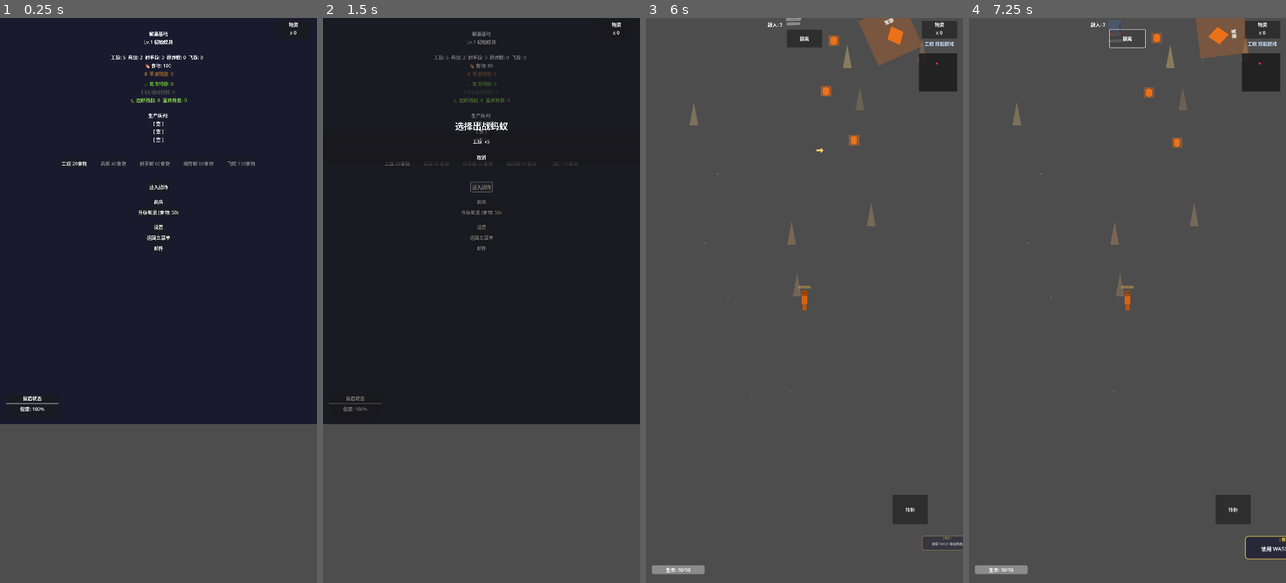
Above: before the commit, frames 1-4 (left to right).
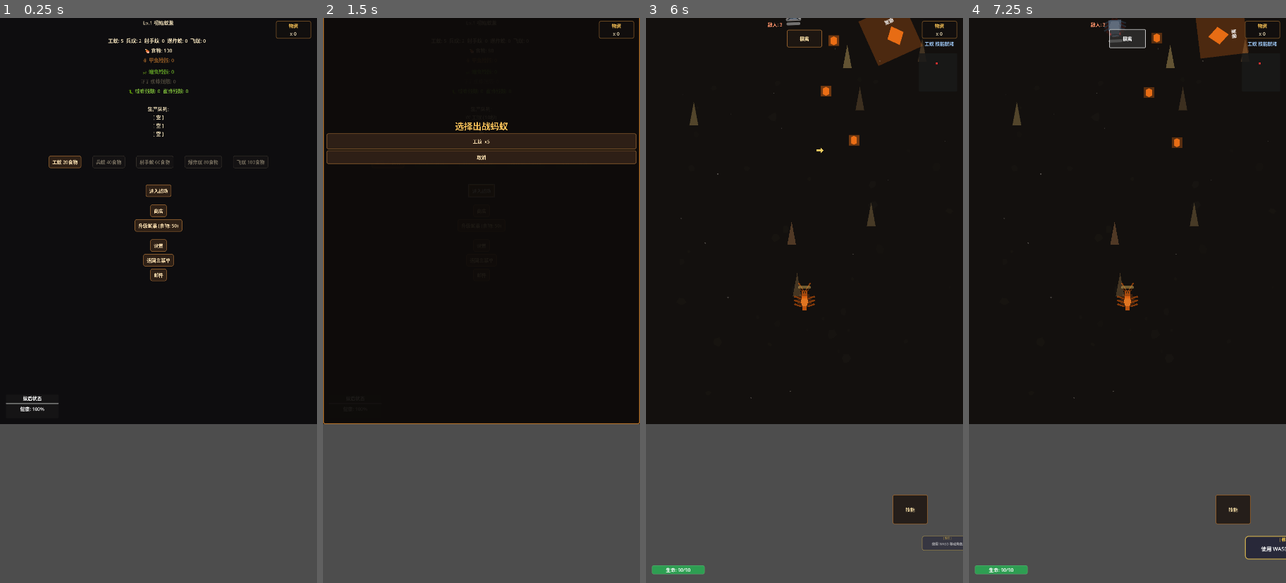
Above: after the commit, the same moments.

Repository: Zhanghc177/gametest
Game: Godot game, scene res://scenes/game_manager.tscn
The game is run twice, just before and just after one commit, with the same random seed, the same clock (stepped at 60 frames per second) and the same inputs.
Inputs:
- Up to frame 1 (0.25 s): no input
- Up to frame 2 (1.5 s): click "工蚁 20食物" at 0.5 s; click "进入战场" at 1.25 s
- Up to frame 3 (6 s): click "商店" at 2 s; click "升级蚁巢 (食物: 50)" at 2.75 s; click "设置" at 3.5 s; click "返回主菜单" at 4.25 s; click "邮件" at 5 s; click "工蚁 x5" at 5.75 s
- Up to frame 4 (7.25 s): click "撤离" at 6.5 s

The runs differ from the first frame. In frame 1, 69% of the frame differs, in the area x 0-100%, y 0-72%; in frame 2, 3.1%; in frame 3, 71%, in the area x 0-100%, y 0-99%; in frame 4, 71%.

Commit message:
style: refine cave art direction

Diff:
--- a/scripts/base_camp.gd
+++ b/scripts/base_camp.gd
@@ -64,6 +64,7 @@
 	print("BaseCamp: _ready 开始")
 	# 连接按钮信号 - 使用直接路径
 	prepare_for_show()
+	_apply_base_visual_style()
 	$CenterContainer/VBox/EnterBattleBtn.pressed.connect(_on_enter_battle_pressed)
 	print("BaseCamp: EnterBattleBtn 信号已连接")
 	$CenterContainer/VBox/ShopBtn.pressed.connect(_on_shop_pressed)
@@ -93,6 +94,93 @@
 		if child is Control:
 			child.position = Vector2.ZERO
 			child.set_anchors_and_offsets_preset(Control.PRESET_FULL_RECT)
+
+func _apply_base_visual_style() -> void:
+	var bg = get_node_or_null("Background")
+	if bg is ColorRect:
+		bg.color = Color(0.055, 0.050, 0.060, 1.0)
+	_ensure_cave_backdrop()
+	var vbox = get_node_or_null("CenterContainer/VBox")
+	if vbox:
+		vbox.add_theme_constant_override("separation", 8)
+		for child in vbox.get_children():
+			if child is Label:
+				_style_base_label(child)
+			elif child is Button:
+				_style_base_button(child)
+			elif child is HBoxContainer:
+				for nested in child.get_children():
+					if nested is Button:
+						_style_base_button(nested)
+
+func _ensure_cave_backdrop() -> void:
+	if has_node("CaveBackdrop"):
+		return
+	var layer = Node2D.new()
+	layer.name = "CaveBackdrop"
+	layer.z_index = -1
+	add_child(layer)
+	move_child(layer, 1)
+	for i in range(32):
+		var stone = Polygon2D.new()
+		var radius = randf_range(12.0, 34.0)
+		var points = PackedVector2Array()
+		for p in range(7):
+			var angle = TAU * p / 7.0
+			points.append(Vector2(cos(angle), sin(angle)) * radius * randf_range(0.65, 1.15))
+		stone.polygon = points
+		stone.color = Color(0.11, 0.095, 0.085, randf_range(0.20, 0.38))
+		stone.position = Vector2(randf_range(20, 1060), randf_range(40, 1880))
+		layer.add_child(stone)
+	var glow = Polygon2D.new()
+	glow.name = "NestGlow"
+	glow.polygon = _ui_ring_points(260.0, 215.0, 48)
+	glow.color = Color(0.72, 0.43, 0.16, 0.13)
+	glow.position = Vector2(540, 940)
+	layer.add_child(glow)
+
+func _style_base_label(label: Label) -> void:
+	label.add_theme_color_override("font_color", Color(0.90, 0.84, 0.70))
+	if label.name == "Title":
+		label.add_theme_font_size_override("font_size", 34)
+		label.add_theme_color_override("font_color", Color(1.0, 0.78, 0.36))
+	elif label.name.ends_with("Label"):
+		label.add_theme_font_size_override("font_size", 17)
+
+func _style_base_button(button: Button) -> void:
+	button.custom_minimum_size.y = max(button.custom_minimum_size.y, 42.0)
+	button.add_theme_stylebox_override("normal", _make_panel_style(Color(0.19, 0.13, 0.09, 0.94), Color(0.54, 0.36, 0.18, 1.0), 2))
+	button.add_theme_stylebox_override("hover", _make_panel_style(Color(0.27, 0.18, 0.10, 0.98), Color(0.86, 0.58, 0.23, 1.0), 2))
+	button.add_theme_stylebox_override("pressed", _make_panel_style(Color(0.12, 0.08, 0.06, 1.0), Color(1.0, 0.70, 0.28, 1.0), 2))
+	button.add_theme_stylebox_override("disabled", _make_panel_style(Color(0.09, 0.08, 0.08, 0.72), Color(0.25, 0.23, 0.20, 1.0), 1))
+	button.add_theme_color_override("font_color", Color(0.96, 0.86, 0.68))
+	button.add_theme_color_override("font_disabled_color", Color(0.45, 0.42, 0.36))
+
+func _make_panel_style(bg_color: Color, border_color: Color, border_width: int) -> StyleBoxFlat:
+	var style = StyleBoxFlat.new()
+	style.bg_color = bg_color
+	style.border_color = border_color
+	style.border_width_left = border_width
+	style.border_width_top = border_width
+	style.border_width_right = border_width
+	style.border_width_bottom = border_width
+	style.corner_radius_top_left = 6
+	style.corner_radius_top_right = 6
+	style.corner_radius_bottom_left = 6
+	style.corner_radius_bottom_right = 6
+	style.content_margin_left = 12
+	style.content_margin_right = 12
+	style.content_margin_top = 6
+	style.content_margin_bottom = 6
+	return style
+
+func _ui_ring_points(outer_radius: float, inner_radius: float, segments: int) -> PackedVector2Array:
+	var points = PackedVector2Array()
+	for i in range(segments):
+		var angle = TAU * i / segments
+		var radius = outer_radius if i % 2 == 0 else inner_radius
+		points.append(Vector2(cos(angle), sin(angle)) * radius)
+	return points
 
 func _init_from_game_manager() -> void:
 	var game_manager = get_tree().get_first_node_in_group("game_manager")
@@ -384,6 +472,7 @@
 	panel.name = "BattleAntSelectPanel"
 	panel.set_anchors_preset(Control.PRESET_FULL_RECT)
 	panel.modulate = Color(1, 1, 1, 0.98)
+	panel.add_theme_stylebox_override("panel", _make_panel_style(Color(0.055, 0.045, 0.038, 0.96), Color(0.72, 0.46, 0.18, 1.0), 3))
 	add_child(panel)
 
 	var outer = VBoxContainer.new()
@@ -394,6 +483,7 @@
 	title.text = "选择出战蚂蚁"
 	title.horizontal_alignment = HORIZONTAL_ALIGNMENT_CENTER
 	title.add_theme_font_size_override("font_size", 30)
+	title.add_theme_color_override("font_color", Color(1.0, 0.78, 0.36))
 	outer.add_child(title)
 
 	for ant_type in available_types:
@@ -401,12 +491,14 @@
 		btn.custom_minimum_size = Vector2(360, 54)
 		btn.text = "%s  x%d" % [_get_ant_type_name(ant_type), ant_count.get(ant_type, 0)]
 		btn.pressed.connect(_on_battle_ant_selected.bind(ant_type))
+		_style_base_button(btn)
 		outer.add_child(btn)
 
 	var cancel_btn = Button.new()
 	cancel_btn.custom_minimum_size = Vector2(360, 46)
 	cancel_btn.text = "取消"
 	cancel_btn.pressed.connect(_close_ant_selection_panel)
+	_style_base_button(cancel_btn)
 	outer.add_child(cancel_btn)
 
 func _get_available_battle_ant_types() -> Array:
@@ -478,6 +570,7 @@
 	shop_panel.grow_horizontal = 2
 	shop_panel.grow_vertical = 2
 	shop_panel.modulate = Color(0, 0, 0, 0.8)
+	shop_panel.add_theme_stylebox_override("panel", _make_panel_style(Color(0.055, 0.045, 0.038, 0.96), Color(0.72, 0.46, 0.18, 1.0), 3))
 	add_child(shop_panel)
 
 	var shop_vbox = VBoxContainer.new()
@@ -490,6 +583,7 @@
 	title.name = "ShopTitle"
 	title.text = "商店"
 	title.horizontal_alignment = HORIZONTAL_ALIGNMENT_CENTER
+	_style_base_label(title)
 	shop_vbox.add_child(title)
 
 	# 商店物品列表
@@ -499,6 +593,7 @@
 		item_btn.name = item_id
 		item_btn.text = "%s - %d %s (%s)" % [item.name, item.cost, item.cost_type, item.description]
 		item_btn.pressed.connect(_on_shop_item_pressed.bind(item_id))
+		_style_base_button(item_btn)
 		shop_vbox.add_child(item_btn)
 
 	# 关闭按钮
@@ -506,6 +601,7 @@
 	close_btn.name = "CloseShopBtn"
 	close_btn.text = "关闭"
 	close_btn.pressed.connect(_on_close_shop_pressed)
+	_style_base_button(close_btn)
 	shop_vbox.add_child(close_btn)
 
 	shop_opened = true
--- a/scripts/enemy.gd
+++ b/scripts/enemy.gd
@@ -62,6 +62,8 @@
 	health_bar.max_value = HP
 	health_bar.value = hp
 	_apply_appearance_variants()
+	_ensure_enemy_visual_style()
+	_tint_enemy_style(Color(0.29, 0.345, 0.416, 1))
 	# _init_glow_effect()  # TEMP DISABLED - causing hang
 
 ## 应用外观变体：随机颜色、尺寸、标记
@@ -98,6 +100,61 @@
 ## 调整颜色
 func _adjust_color(base: Color, r_off: float, g_off: float, b_off: float) -> Color:
 	return Color(clamp(base.r + r_off, 0, 1), clamp(base.g + g_off, 0, 1), clamp(base.b + b_off, 0, 1), base.a)
+
+func _ensure_enemy_visual_style() -> void:
+	_add_enemy_poly("ShellHighlight", PackedVector2Array([
+		Vector2(-16, -11), Vector2(16, -11), Vector2(20, 0), Vector2(13, 18), Vector2(-13, 18), Vector2(-20, 0)
+	]), Color(0.55, 0.62, 0.70, 0.38), Vector2.ZERO, 2)
+	_add_enemy_poly("HeadPlate", PackedVector2Array([
+		Vector2(-12, -32), Vector2(12, -32), Vector2(16, -20), Vector2(9, -13), Vector2(-9, -13), Vector2(-16, -20)
+	]), Color(0.30, 0.36, 0.44, 0.88), Vector2.ZERO, 2)
+	_add_enemy_poly("Mandibles", PackedVector2Array([
+		Vector2(-8, -30), Vector2(-22, -39), Vector2(-14, -28), Vector2(0, -25), Vector2(14, -28), Vector2(22, -39), Vector2(8, -30)
+	]), Color(0.12, 0.11, 0.13, 1.0), Vector2.ZERO, 3)
+	for i in range(3):
+		var y = -7 + i * 12
+		_add_enemy_poly("LegL%d" % i, PackedVector2Array([
+			Vector2(-17, y), Vector2(-37, y - 10), Vector2(-39, y - 5), Vector2(-18, y + 4)
+		]), Color(0.16, 0.18, 0.22, 1.0), Vector2.ZERO, -1)
+		_add_enemy_poly("LegR%d" % i, PackedVector2Array([
+			Vector2(17, y), Vector2(37, y - 10), Vector2(39, y - 5), Vector2(18, y + 4)
+		]), Color(0.16, 0.18, 0.22, 1.0), Vector2.ZERO, -1)
+	_add_enemy_poly("ThreatGlow", _enemy_ring_points(36.0, 30.0, 28), Color(0.95, 0.20, 0.12, 0.12), Vector2(0, -5), -3)
+
+func _add_enemy_poly(node_name: String, points: PackedVector2Array, color: Color, pos: Vector2, z: int) -> void:
+	if has_node(node_name):
+		var existing = get_node(node_name)
+		if not marker_nodes.has(existing):
+			marker_nodes.append(existing)
+		return
+	var poly = Polygon2D.new()
+	poly.name = node_name
+	poly.polygon = points
+	poly.color = color
+	poly.position = pos
+	poly.z_index = z
+	add_child(poly)
+	marker_nodes.append(poly)
+
+func _enemy_ring_points(outer_radius: float, inner_radius: float, segments: int) -> PackedVector2Array:
+	var points = PackedVector2Array()
+	for i in range(segments):
+		var angle = TAU * i / segments
+		var radius = outer_radius if i % 2 == 0 else inner_radius
+		points.append(Vector2(cos(angle), sin(angle)) * radius)
+	return points
+
+func _tint_enemy_style(base_color: Color) -> void:
+	for marker in marker_nodes:
+		if marker is Polygon2D:
+			var poly = marker as Polygon2D
+			if poly.name == "ShellHighlight":
+				poly.color = base_color.lightened(0.28)
+				poly.color.a = 0.42
+			elif poly.name == "HeadPlate":
+				poly.color = base_color.darkened(0.18)
+			elif poly.name.begins_with("Leg") or poly.name == "Mandibles":
+				poly.color = base_color.darkened(0.52)
 
 ## 初始化发光轮廓效果
 func _init_glow_effect() -> void:
--- a/scripts/main.gd
+++ b/scripts/main.gd
@@ -179,6 +179,7 @@
 	setup_camera()
 	setup_extraction_point()
 	_ensure_skill_touch_button()
+	_apply_battle_visual_style()
 	print("Main: _ready 完成")
 
 func _process(_delta: float) -> void:
@@ -255,6 +256,87 @@
 	skill_button.offset_right = -120.0
 	skill_button.offset_bottom = -200.0
 	touch_controls.add_child(skill_button)
+
+func _apply_battle_visual_style() -> void:
+	_ensure_cave_floor()
+	if canvas_layer:
+		_style_hud_panel(canvas_layer.get_node_or_null("ResourceDisplay"))
+		_style_hud_label(canvas_layer.get_node_or_null("ResourceDisplay/VBox/Label"), Color(1.0, 0.78, 0.34))
+		_style_hud_label(canvas_layer.get_node_or_null("ResourceDisplay/VBox/ResourceLabel"), Color(0.90, 0.84, 0.70))
+		_style_hud_label(canvas_layer.get_node_or_null("BuffLabel"), Color(0.80, 0.90, 1.0))
+		_style_hud_label(canvas_layer.get_node_or_null("EnemyCountLabel"), Color(1.0, 0.58, 0.42))
+		_style_hud_label(canvas_layer.get_node_or_null("ExtractProgress"), Color(0.52, 1.0, 0.56))
+		_style_hud_label(canvas_layer.get_node_or_null("BossNameLabel"), Color(1.0, 0.74, 0.25))
+		_style_hud_label(canvas_layer.get_node_or_null("BossPhaseLabel"), Color(0.90, 0.78, 0.60))
+		_style_progress_bar(canvas_layer.get_node_or_null("HealthBar"), Color(0.18, 0.62, 0.32, 1.0))
+		_style_progress_bar(canvas_layer.get_node_or_null("BossHealthBar"), Color(0.82, 0.18, 0.26, 1.0))
+	var touch_controls = get_node_or_null("TouchControls")
+	if touch_controls:
+		for child in touch_controls.get_children():
+			if child is Button:
+				_style_touch_button(child)
+
+func _ensure_cave_floor() -> void:
+	if has_node("CaveFloor"):
+		return
+	var floor = Node2D.new()
+	floor.name = "CaveFloor"
+	floor.z_index = -20
+	add_child(floor)
+	move_child(floor, 0)
+	var backdrop = ColorRect.new()
+	backdrop.name = "Backdrop"
+	backdrop.color = Color(0.075, 0.065, 0.055, 1.0)
+	backdrop.size = Vector2(1080, 1920)
+	floor.add_child(backdrop)
+	for i in range(52):
+		var pebble = Polygon2D.new()
+		var radius = randf_range(5.0, 18.0)
+		var points = PackedVector2Array()
+		for p in range(6):
+			var angle = TAU * p / 6.0
+			points.append(Vector2(cos(angle), sin(angle)) * radius * randf_range(0.55, 1.18))
+		pebble.polygon = points
+		pebble.color = Color(0.12, 0.105, 0.085, randf_range(0.18, 0.42))
+		pebble.position = Vector2(randf_range(20, 1060), randf_range(80, 1860))
+		floor.add_child(pebble)
+
+func _style_hud_panel(node: Node) -> void:
+	if node is PanelContainer:
+		node.add_theme_stylebox_override("panel", _hud_style(Color(0.07, 0.06, 0.055, 0.84), Color(0.50, 0.34, 0.16, 0.95), 2))
+
+func _style_hud_label(node: Node, color: Color) -> void:
+	if node is Label:
+		node.add_theme_color_override("font_color", color)
+		node.add_theme_font_size_override("font_size", 16)
+
+func _style_progress_bar(node: Node, fill_color: Color) -> void:
+	if node is ProgressBar:
+		node.add_theme_stylebox_override("background", _hud_style(Color(0.06, 0.05, 0.045, 0.88), Color(0.38, 0.26, 0.13, 0.95), 2))
+		node.add_theme_stylebox_override("fill", _hud_style(fill_color, fill_color.lightened(0.25), 1))
+
+func _style_touch_button(button: Button) -> void:
+	button.add_theme_stylebox_override("normal", _hud_style(Color(0.12, 0.09, 0.07, 0.86), Color(0.58, 0.38, 0.18, 1.0), 2))
+	button.add_theme_stylebox_override("pressed", _hud_style(Color(0.25, 0.16, 0.08, 0.92), Color(0.95, 0.66, 0.26, 1.0), 2))
+	button.add_theme_color_override("font_color", Color(0.98, 0.88, 0.66))
+
+func _hud_style(bg_color: Color, border_color: Color, border_width: int) -> StyleBoxFlat:
+	var style = StyleBoxFlat.new()
+	style.bg_color = bg_color
+	style.border_color = border_color
+	style.border_width_left = border_width
+	style.border_width_top = border_width
+	style.border_width_right = border_width
+	style.border_width_bottom = border_width
+	style.corner_radius_top_left = 6
+	style.corner_radius_top_right = 6
+	style.corner_radius_bottom_left = 6
+	style.corner_radius_bottom_right = 6
+	style.content_margin_left = 8
+	style.content_margin_right = 8
+	style.content_margin_top = 4
+	style.content_margin_bottom = 4
+	return style
 
 func _mark_battle_effect(node: Node) -> void:
 	node.add_to_group("battle_effects")
--- a/scripts/player.gd
+++ b/scripts/player.gd
@@ -152,6 +152,7 @@
 
 const TEMPORARY_ABILITY_DURATION: float = 60.0
 var evolution_color: Color = Color(1.0, 1.0, 1.0, 1.0)
+var style_nodes: Array[Node] = []
 
 ## 性能优化配置
 const MAX_ATTACK_PARTICLES: int = 5
@@ -264,6 +265,7 @@
 	buff_effects = Node2D.new()
 	buff_effects.name = "BuffEffects"
 	add_child(buff_effects)
+	_ensure_player_visual_style()
 
 func _physics_process(delta: float) -> void:
 	var main = get_tree().get_first_node_in_group("main")
@@ -557,6 +559,66 @@
 		body.color = color
 	if abdomen:
 		abdomen.color = color.darkened(0.15)
+	_ensure_player_visual_style()
+	for node in style_nodes:
+		if node is Polygon2D:
+			var poly = node as Polygon2D
+			if poly.name == "ClassGlow":
+				poly.color = Color(color.r, color.g, color.b, 0.22)
+			elif poly.name.begins_with("Leg") or poly.name.begins_with("Antenna"):
+				poly.color = color.darkened(0.42)
+			elif poly.name == "Mandibles":
+				poly.color = color.darkened(0.55)
+			elif poly.name == "BackPlate":
+				poly.color = color.lightened(0.18)
+
+func _ensure_player_visual_style() -> void:
+	if not style_nodes.is_empty():
+		return
+	var root = ant_body if ant_body else self
+	_add_player_poly(root, "ClassGlow", _ring_points(28.0, 22.0, 28), Color(0.9, 0.55, 0.2, 0.22), Vector2(0, -1), -3)
+	_add_player_poly(root, "BackPlate", PackedVector2Array([
+		Vector2(-9, -8), Vector2(9, -8), Vector2(13, 4), Vector2(7, 20), Vector2(-7, 20), Vector2(-13, 4)
+	]), Color(1.0, 0.7, 0.35, 0.34), Vector2.ZERO, 2)
+	_add_player_poly(root, "Mandibles", PackedVector2Array([
+		Vector2(-7, -32), Vector2(-18, -43), Vector2(-11, -31), Vector2(0, -29), Vector2(11, -31), Vector2(18, -43), Vector2(7, -32)
+	]), Color(0.24, 0.12, 0.05, 1.0), Vector2.ZERO, 4)
+	for i in range(3):
+		var y = -7 + i * 13
+		_add_player_poly(root, "LegL%d" % i, PackedVector2Array([
+			Vector2(-9, y), Vector2(-34, y - 10), Vector2(-36, y - 4), Vector2(-10, y + 4)
+		]), Color(0.25, 0.12, 0.05, 1.0), Vector2.ZERO, -1)
+		_add_player_poly(root, "LegR%d" % i, PackedVector2Array([
+			Vector2(9, y), Vector2(34, y - 10), Vector2(36, y - 4), Vector2(10, y + 4)
+		]), Color(0.25, 0.12, 0.05, 1.0), Vector2.ZERO, -1)
+	_add_player_poly(root, "AntennaL", PackedVector2Array([
+		Vector2(-5, -33), Vector2(-22, -58), Vector2(-18, -61), Vector2(-2, -34)
+	]), Color(0.24, 0.12, 0.05, 1.0), Vector2.ZERO, -1)
+	_add_player_poly(root, "AntennaR", PackedVector2Array([
+		Vector2(5, -33), Vector2(22, -58), Vector2(18, -61), Vector2(2, -34)
+	]), Color(0.24, 0.12, 0.05, 1.0), Vector2.ZERO, -1)
+
+func _add_player_poly(parent: Node, node_name: String, points: PackedVector2Array, color: Color, pos: Vector2, z: int) -> void:
+	if parent.has_node(node_name):
+		var existing = parent.get_node(node_name)
+		style_nodes.append(existing)
+		return
+	var poly = Polygon2D.new()
+	poly.name = node_name
+	poly.polygon = points
+	poly.color = color
+	poly.position = pos
+	poly.z_index = z
+	parent.add_child(poly)
+	style_nodes.append(poly)
+
+func _ring_points(outer_radius: float, inner_radius: float, segments: int) -> PackedVector2Array:
+	var points = PackedVector2Array()
+	for i in range(segments):
+		var angle = TAU * i / segments
+		var radius = outer_radius if i % 2 == 0 else inner_radius
+		points.append(Vector2(cos(angle), sin(angle)) * radius)
+	return points
 
 func activate_class_skill() -> void:
 	if skill_cooldown > 0 or hp <= 0:
